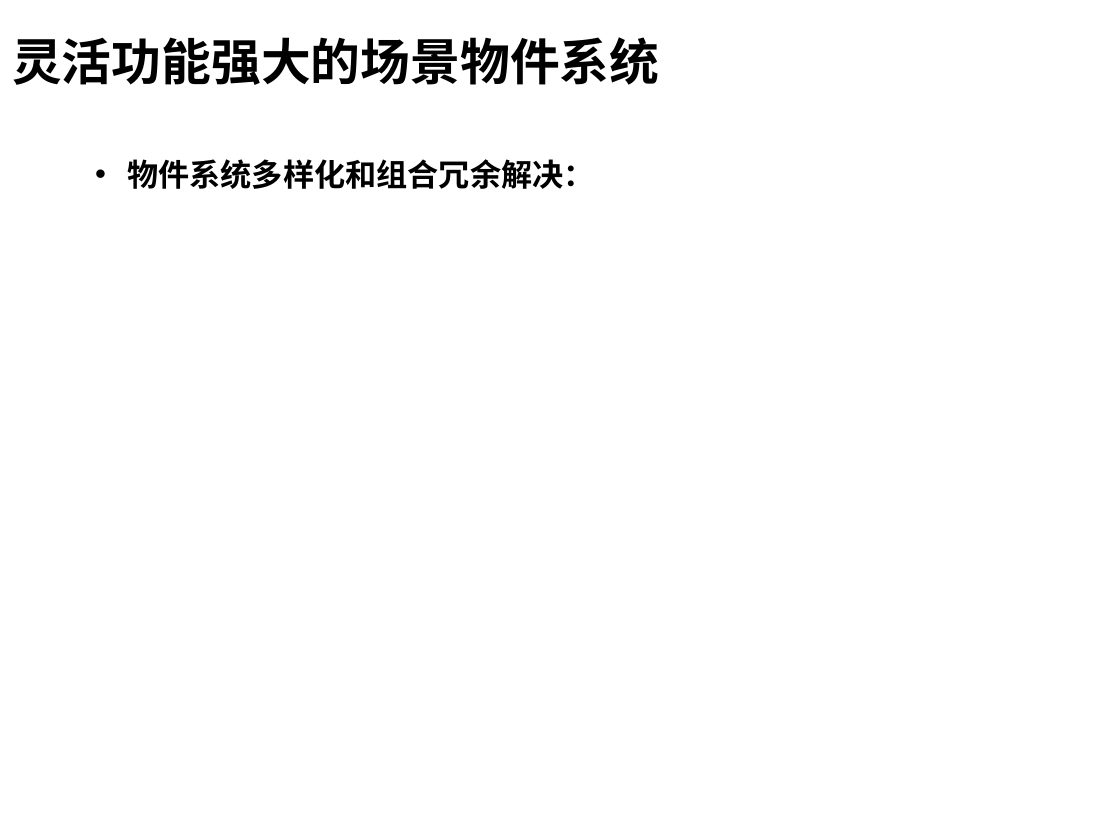
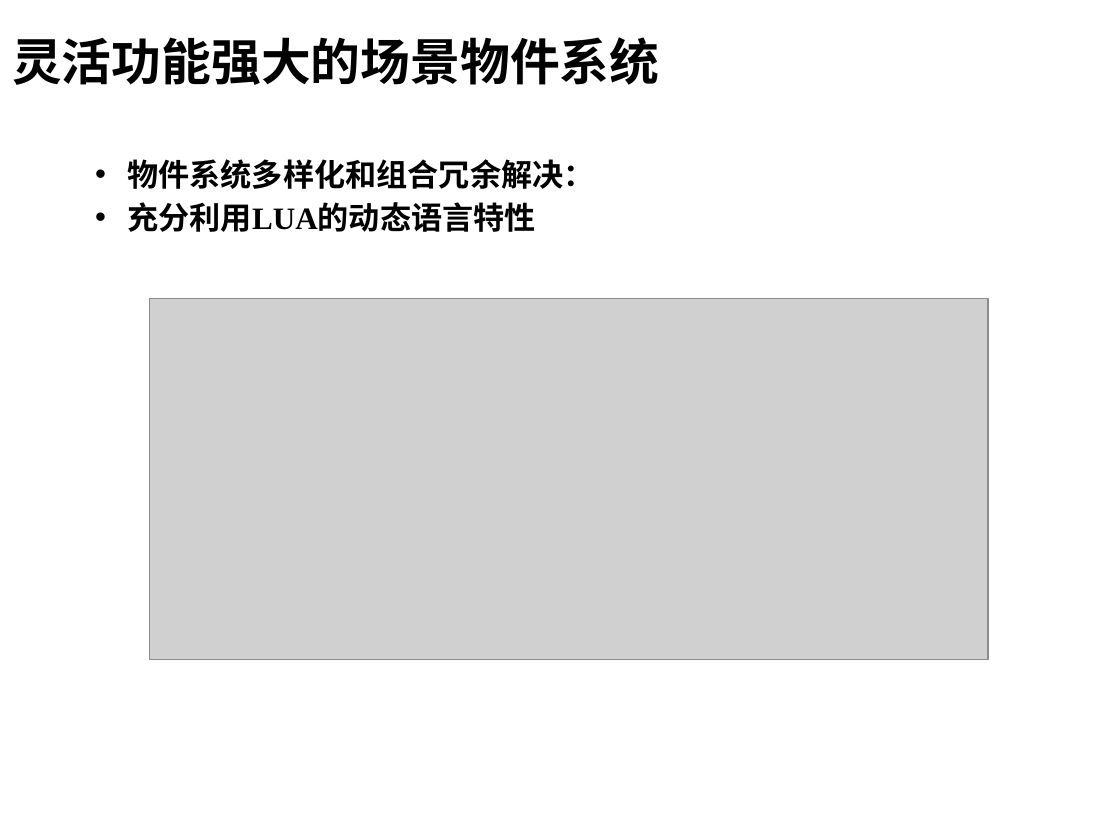
Before and after one commit to henryfung01/StreetFighter, a slide deck: slide 11 of Doc/whitebai.pptx. Drawn at 1120x840 pixels with LibreOffice and Linux fonts; fonts in the diff are those of the drawing; grey boxes stand for pictures; background and template pictures are left out. Boxes give left, top, right and bottom in pixels: in the first picture for what was removed or moved away, otherwise in the second. Text is boxed around its words. In the diff, an @@ line names an element or a change of style, - is before the commit and + after.

```diff
--- a/Doc/whitebai.pptx
+++ b/Doc/whitebai.pptx
@@ text at bbox=[127, 202, 536, 232]: paragraph added @@
+• 充分利用LUA的动态语言特性
@@ picture added at bbox=[149, 299, 988, 660] @@
```
Also in this commit, not shown: 3 other slides changed, 5 slides added.
